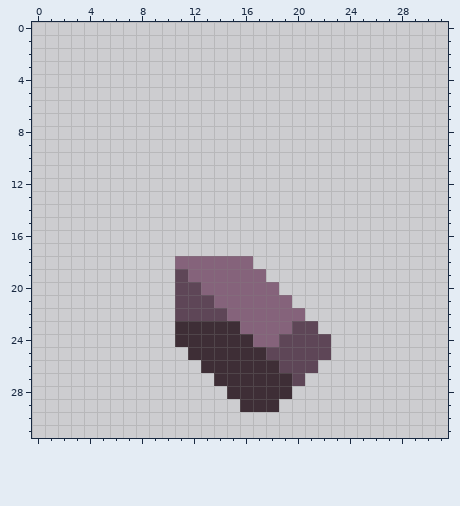
File history of a pixel-art sprite, sprites/blocks/environment/ore-magnesium2.png. This is how it looked before the edit.
The file is 32x32 pixels. The old version is drawn lined up with the new one.
After the commit:
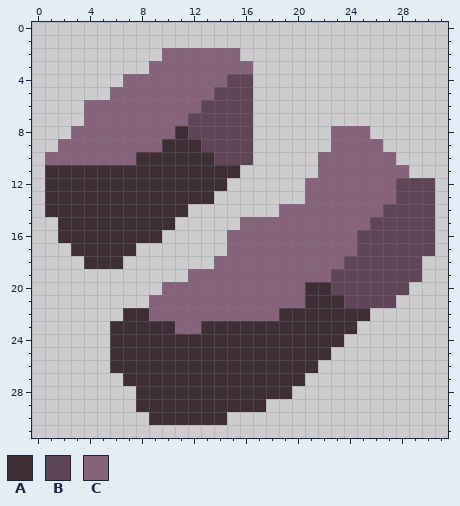
Palette (. is transparent): A #3e2e36  B #5e4657  C #85637b
From old to new:
{"change": "whole drawing moved by -8,+15 (the old picture is shown already moved)"}
{"y":2,"x":10,"old":"......","new":"CCCCCC"}
{"y":3,"x":9,"old":"........","new":"CCCCCCCC"}
{"y":4,"x":7,"old":"..........","new":"CCCCCCCCBB"}
{"y":5,"x":6,"old":"...........","new":"CCCCCCCCBBB"}
{"y":6,"x":4,"old":".............","new":"CCCCCCCCCBBBB"}
{"y":7,"x":4,"old":".............","new":"CCCCCCCCBBBBB"}
{"y":8,"x":3,"old":"..............","new":"CCCCCCCCABBBBB"}
{"y":8,"x":23,"old":"...","new":"CCC"}
{"y":9,"x":2,"old":"...............","new":"CCCCCCCCAAABBBB"}
{"y":9,"x":23,"old":"....","new":"CCCC"}
{"y":10,"x":1,"old":"................","new":"CCCCCCCAAAAAABBB"}
{"y":10,"x":22,"old":"......","new":"CCCCCC"}
{"y":11,"x":1,"old":"...............","new":"AAAAAAAAAAAAAAA"}
{"y":11,"x":22,"old":".......","new":"CCCCCCC"}
{"y":12,"x":1,"old":"..............","new":"AAAAAAAAAAAAAA"}
{"y":12,"x":21,"old":"..........","new":"CCCCCCCBBB"}
{"y":13,"x":1,"old":".............","new":"AAAAAAAAAAAAA"}
{"y":13,"x":21,"old":"..........","new":"CCCCCCCBBB"}
{"y":14,"x":1,"old":"...........","new":"AAAAAAAAAAA"}
{"y":14,"x":19,"old":"............","new":"CCCCCCCCBBBB"}
{"y":15,"x":2,"old":".........","new":"AAAAAAAAA"}
{"y":15,"x":16,"old":"...............","new":"CCCCCCCCCCBBBBB"}
{"y":16,"x":2,"old":"........","new":"AAAAAAAA"}
{"y":16,"x":15,"old":"................","new":"CCCCCCCCCCBBBBBB"}
{"y":17,"x":3,"old":".....","new":"AAAAA"}
{"y":17,"x":15,"old":"................","new":"CCCCCCCCCCBBBBBB"}
{"y":18,"x":4,"old":"...","new":"AAA"}
{"y":18,"x":11,"old":"CCC","new":"..."}
{"y":18,"x":17,"old":".............","new":"CCCCCCCBBBBBB"}
{"y":19,"x":11,"old":"B","new":"."}
{"y":19,"x":18,"old":"............","new":"CCCCCBBBBBBB"}
{"y":20,"x":10,"old":".BB","new":"CCC"}
{"y":20,"x":19,"old":"..........","new":"CCAABBBBBB"}
{"y":21,"x":9,"old":"..BBB","new":"CCCCC"}
{"y":21,"x":20,"old":"........","new":"CAAABBBB"}
{"y":22,"x":7,"old":"....BBBB","new":"AACCCCCC"}
{"y":22,"x":19,"old":"CC.....","new":"AAAAAAA"}
{"y":23,"x":6,"old":".....AA","new":"AAAAACC"}
{"y":23,"x":16,"old":"CCCCBB...","new":"AAAAAAAAA"}
{"y":24,"x":6,"old":".....","new":"AAAAA"}
{"y":24,"x":17,"old":"CCBBBB.","new":"AAAAAAA"}
{"y":25,"x":6,"old":"......","new":"AAAAAA"}
{"y":25,"x":18,"old":"BBBBB","new":"AAAAA"}
{"y":26,"x":6,"old":".......","new":"AAAAAAA"}
{"y":26,"x":19,"old":"BBB","new":"AAA"}
{"y":27,"x":7,"old":".......","new":"AAAAAAA"}
{"y":27,"x":20,"old":"B","new":"A"}
{"y":28,"x":8,"old":".......","new":"AAAAAAA"}
{"y":29,"x":8,"old":"........","new":"AAAAAAAA"}
{"y":29,"x":18,"old":"A","new":"."}
{"y":30,"x":9,"old":"......","new":"AAAAAA"}
{"label":"changed","picture_box":[45,48,435,425]}
